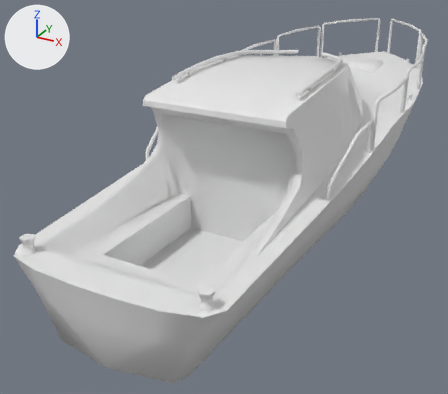
One commit to the FBX model media/models_X/boats/BoatMotor.fbx: the scene before it, then after it.
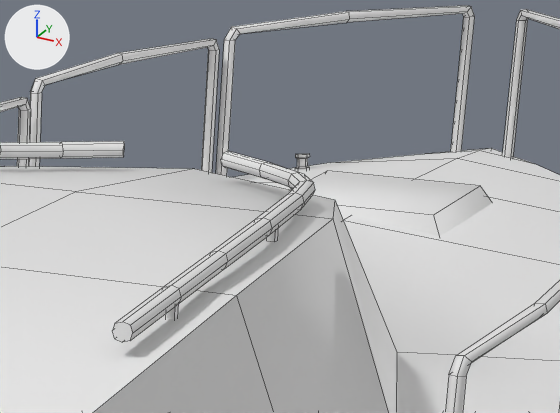
Each version is shown whole from a 50 mm lens placed at (2.49, -6.17, 2.92), pointed at (-0.54, -0.66, 0.17), then close up on the part from 60% to 89% of the width and 4% to 29% of the height. The axes (+X, +Y, +Z) are drawn at upper left. The lights are the same throughout. The close-ups show mesh edges as thin lines. Materials are left out; every surface is plain grey. Where no turn or scale is listed for an object, it has been applied to the vertices.

The older version as bpy lines, for what is in view:
```python
me_mesh = bpy.data.meshes.new('Mesh')
me_mesh.from_pydata(...)  # 923 vertices, 828 faces; spans x -1.06..1.06, y -3.48..3.48, z -1.22..0.51
me_mesh.materials.append(mat_mat_2)
ob_cube_5 = bpy.data.objects.new('Cube_5', me_mesh)
ob_cube_5.location = (0.0, 0.0, 1.205)
```
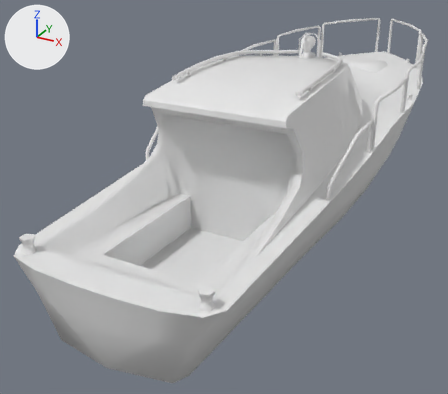
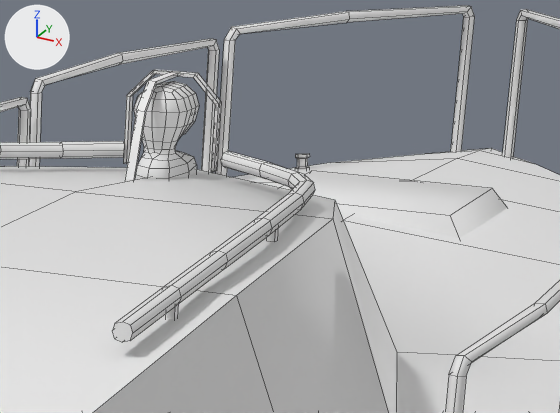
Where the newer file only moved an object's origin or applied its transform, the numbers keep the older frame.

The change, as a list of edits to the scene's bpy script:
```text
Change me_mesh:
    used by ob_cube_5; location = (0.0, 0.0, 1.205)
    remove me_mesh.from_pydata(...)  # 923 vertices, 828 faces; spans x -1.06..1.06, y -3.48..3.48, z -1.22..0.51
    add me_mesh.from_pydata(...)  # 1115 vertices, 1009 faces; spans x -1.06..1.06, y -3.48..3.48, z -1.22..0.63
    me_mesh part 1: the loose piece of 8 vertices spanning x -0.3..0.3, y 1.84..2.45, z -0.07..0.01 is scaled about its middle by (1.18, 0.911, 1)
    me_mesh part 2: a new loose piece of 148 vertices spanning x -0.08..0.06, y 0.17..0.43, z 0.37..0.61
    me_mesh part 3: a new loose piece of 44 vertices spanning x -0.14..0.11, y 0.06..0.35, z 0.39..0.63
```

Where the change shows, as pixel boxes (x1, y1, x2, y2) in the close-ups (560 x 413 px; the box of a moved part takes in the faces that stretch with it):
part 1 of me_mesh, moved or reshaped: before (291, 171, 492, 236); after (280, 171, 507, 238)
part 2 of me_mesh, added: after (134, 81, 199, 178)
part 3 of me_mesh, added: after (123, 69, 221, 180)
